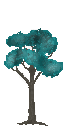
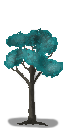
The second 64 × 128 image is a revision of the first. Changes to its layers:
added layer "Layer 3" (41%) above "Layer 2" over [7, 65, 59, 128]
